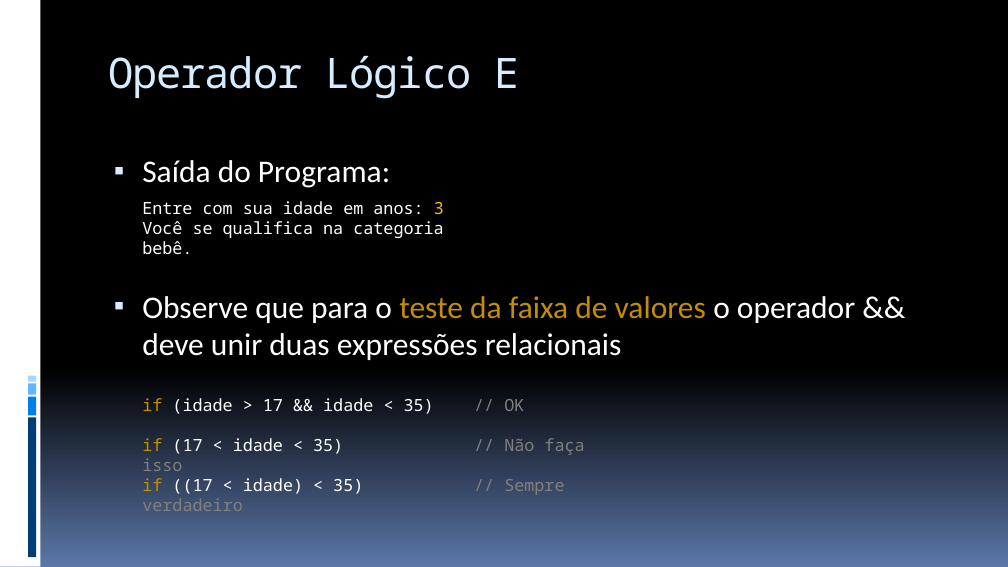
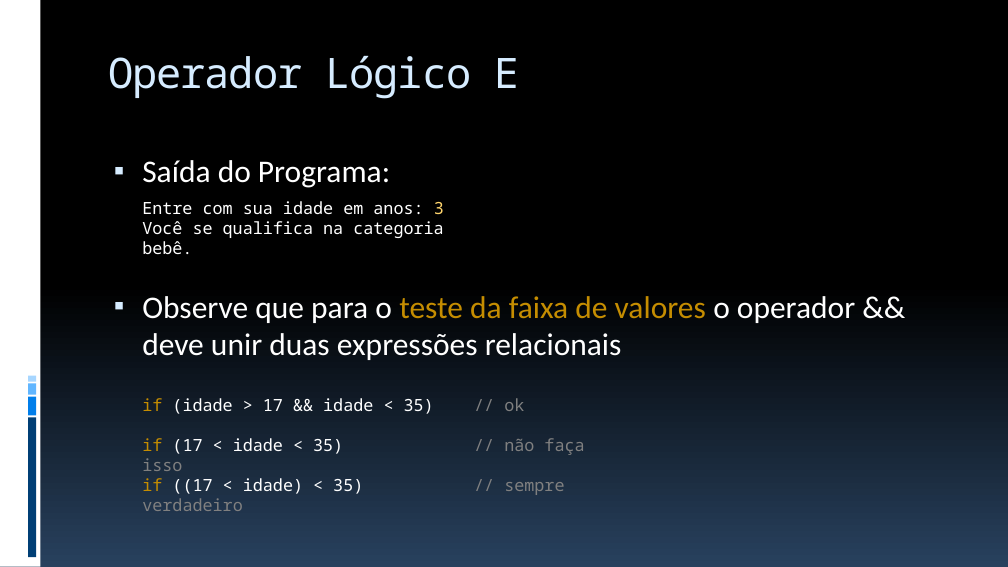
Before and after one commit to JudsonSS/ProgComp, a slide deck: slide 16 of Slides/21. Operadores Lógicos.pptx. Drawn at 1008x567 pixels with LibreOffice and Linux fonts; fonts in the diff are those of the drawing. Boxes give left, top, right and bottom in pixels: in the first picture for what was removed or moved away, otherwise in the second. Text is boxed around its words. In the diff, an @@ line names an element or a change of style, - is before the commit and + after.

```diff
--- a/Slides/21. Operadores Lógicos.pptx
+++ b/Slides/21. Operadores Lógicos.pptx
@@ background gradient #000000 to #5B77A8 to gradient #000000 to #28415E @@
@@ text at (142, 201, 444, 214): text colour #FEB80A to #FED46C in "3" @@
@@ text at (142, 398, 564, 495): text changed @@
-if (idade > 17 && idade < 35) // OK
-if (17 < idade < 35) // Não faça isso
-if ((17 < idade) < 35) // Sempre verdadeiro
+if (idade > 17 && idade < 35) // ok
+if (17 < idade < 35) // não faça isso
+if ((17 < idade) < 35) // sempre verdadeiro
```
Also in this commit, not shown: 23 other slides changed, 8 other files.
